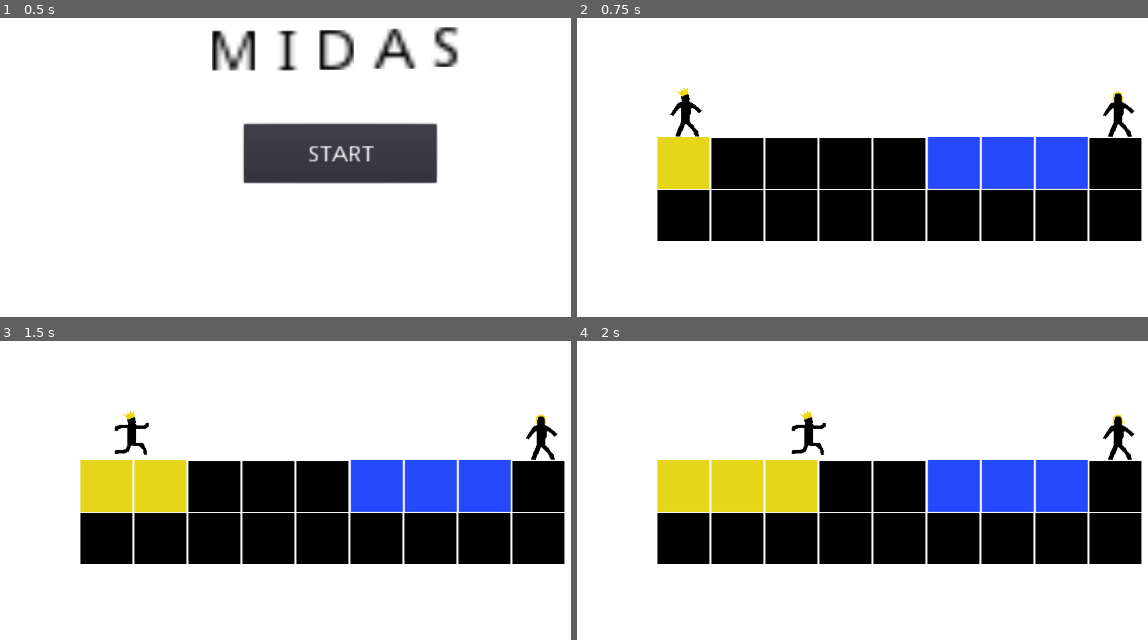
Above: before the commit, frames 1-4 (two rows, left to right).
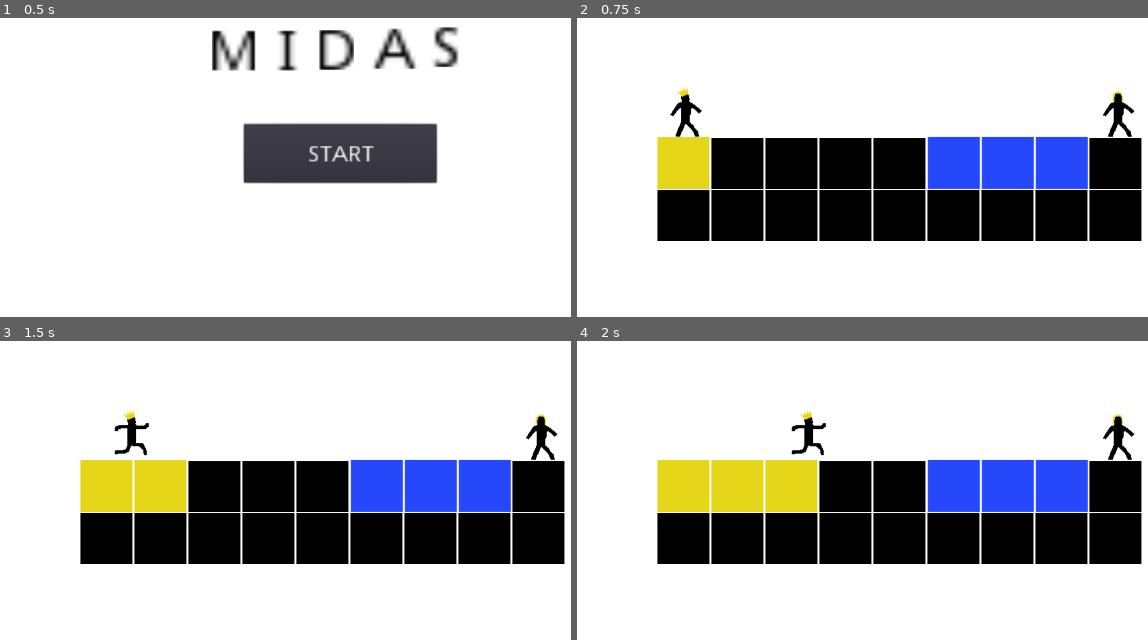
Above: after the commit, the same moments.

Repository: meburns/midas
Game: Godot game, scene res://src/Menu.tscn
The game is run twice, just before and just after one commit, with the same random seed, the same clock (stepped at 60 frames per second) and the same inputs.
Inputs:
- Up to frame 1 (0.5 s): no input
- Up to frame 2 (0.75 s): click "START" at 0.5 s
- Up to frame 3 (1.5 s): tap Enter (ui_accept) at 1.25 s; hold Right (move_right) from 1.28 s (still down); tap R (refresh) at 1.35 s
- Up to frame 4 (2 s): keep holding Right (move_right); tap Space (jump) at 1.52 s

Frame 1 is identical in both runs. In frame 2, less than 0.1% of the frame differs, in the area x 16-22%, y 23-40%; in frame 3, less than 0.1%, in the area x 20-26%, y 23-39%; in frame 4, less than 0.1%.

Commit message:
Adjust midas collision ceiling

Diff:
--- a/src/Midas.tscn
+++ b/src/Midas.tscn
@@ -4,7 +4,7 @@
 [ext_resource path="res://assets/tileset.png" type="Texture" id=2]
 
 [sub_resource type="RectangleShape2D" id=1]
-extents = Vector2( 23.2527, 37.0287 )
+extents = Vector2( 23.2527, 33.3537 )
 
 [sub_resource type="RectangleShape2D" id=2]
 extents = Vector2( 23.3461, 37.0286 )
@@ -22,7 +22,7 @@
 region_rect = Rect2( 0, 80, 80, 80 )
 
 [node name="CollisionBody" type="CollisionShape2D" parent="."]
-position = Vector2( 1.58714, -37.4377 )
+position = Vector2( 1.58714, -34.0932 )
 shape = SubResource( 1 )
 
 [node name="BlockDetector" type="Area2D" parent="."]
